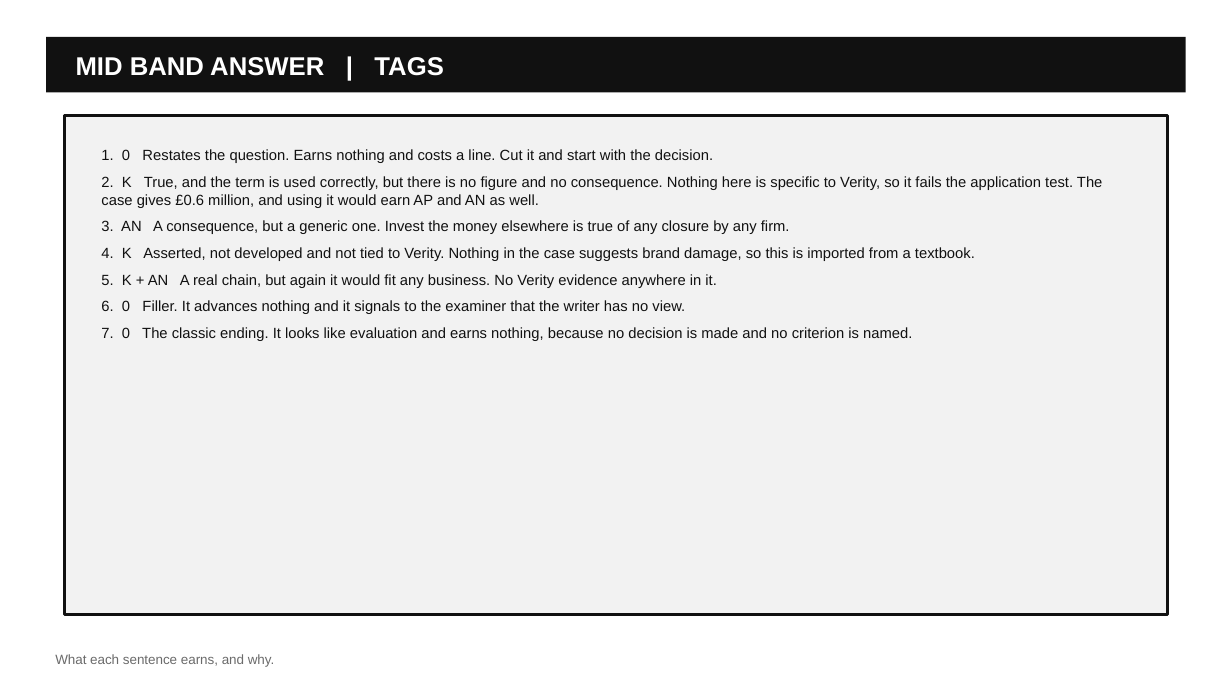
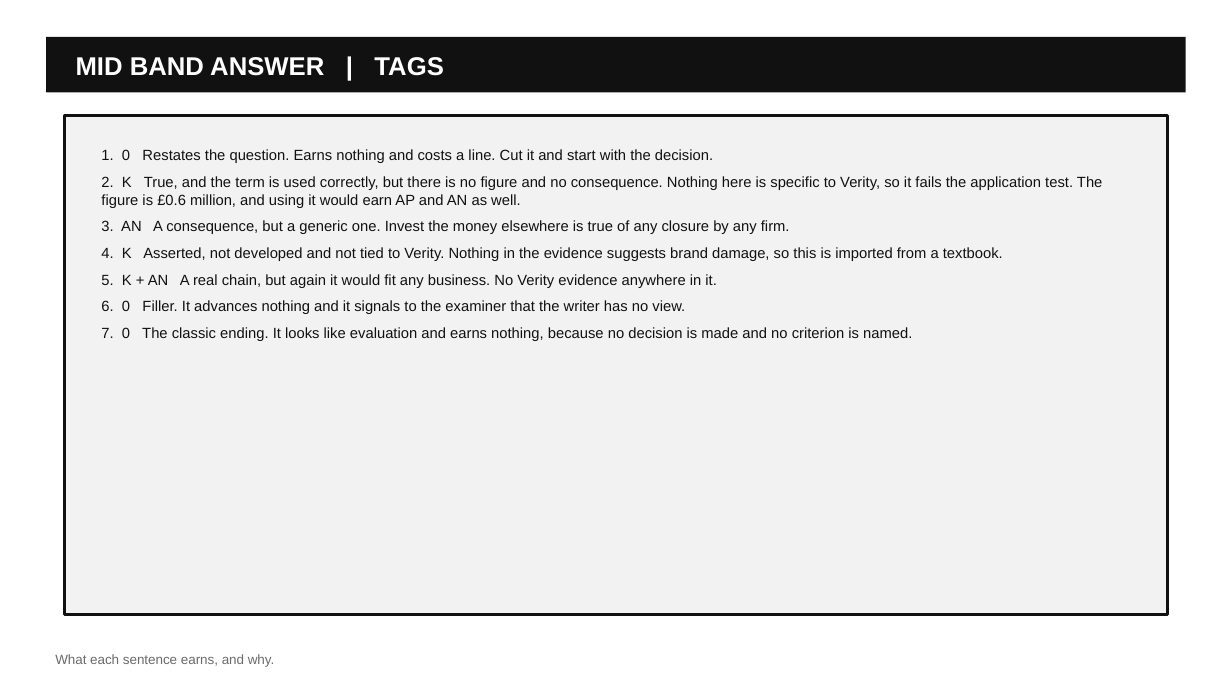
Before and after one commit to sakarilaajoki-afk/thebusiness.school.claude, a slide deck: slide 12 of resources/a-level-business-evaluation-which-sentence-earns-which-mark/A-Level-Business-Evaluation-Which-Sentence-Earns-Which-Mark-Slides.pptx. Drawn at 1232x693 pixels with LibreOffice and Linux fonts; fonts in the diff are those of the drawing. Boxes give left, top, right and bottom in pixels: in the first picture for what was removed or moved away, otherwise in the second. Text is boxed around its words. In the diff, an @@ line names an element or a change of style, - is before the commit and + after.

```diff
--- a/resources/a-level-business-evaluation-which-sentence-earns-which-mark/A-Level-Business-Evaluation-Which-Sentence-Earns-Which-Mark-Slides.pptx
+++ b/resources/a-level-business-evaluation-which-sentence-earns-which-mark/A-Level-Business-Evaluation-Which-Sentence-Earns-Which-Mark-Slides.pptx
@@ text at (101,176,1102,208): text changed @@
-2. K True, and the term is used correctly, but there is no figure and no consequence. Nothing here is specific to Verity, so it fails the application test. The case gives £0.6 million, and using it would earn AP and AN as well.
+2. K True, and the term is used correctly, but there is no figure and no consequence. Nothing here is specific to Verity, so it fails the application test. The figure is £0.6 million, and using it would earn AP and AN as well.
@@ text at (101,247,1003,261): text changed @@
-4. K Asserted, not developed and not tied to Verity. Nothing in the case suggests brand damage, so this is imported from a textbook.
+4. K Asserted, not developed and not tied to Verity. Nothing in the evidence suggests brand damage, so this is imported from a textbook.
```
Also in this commit, not shown: 8 other slides changed, 1 slide added, 18 other files.
